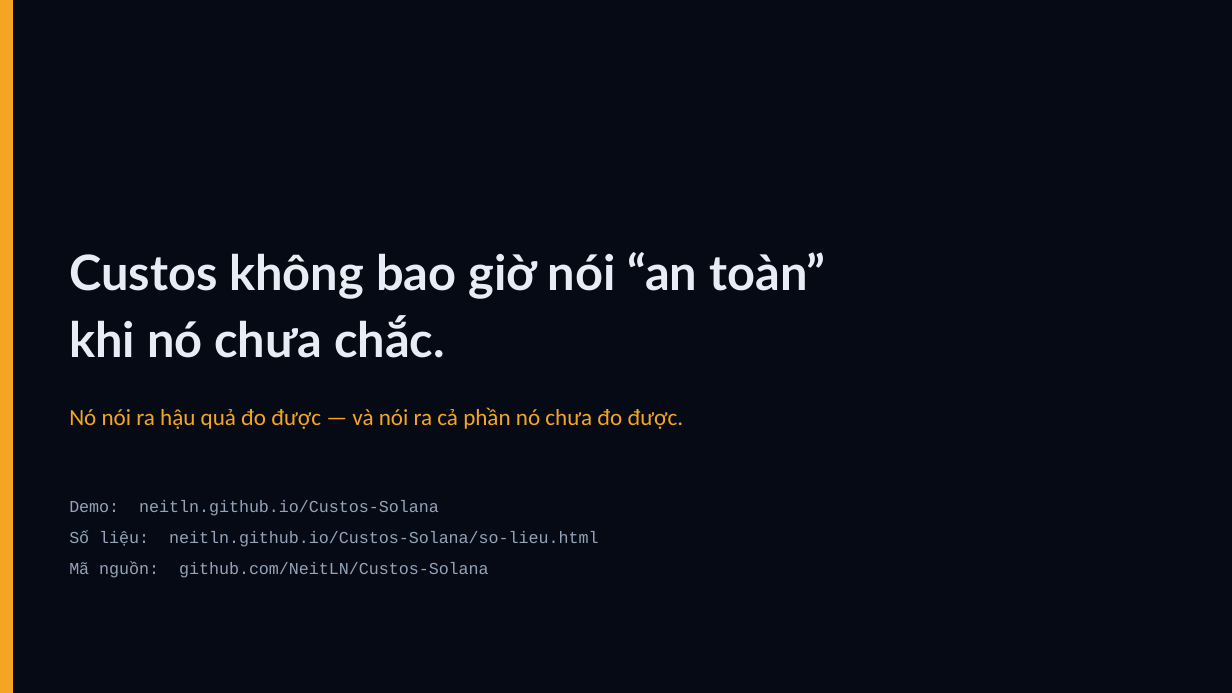
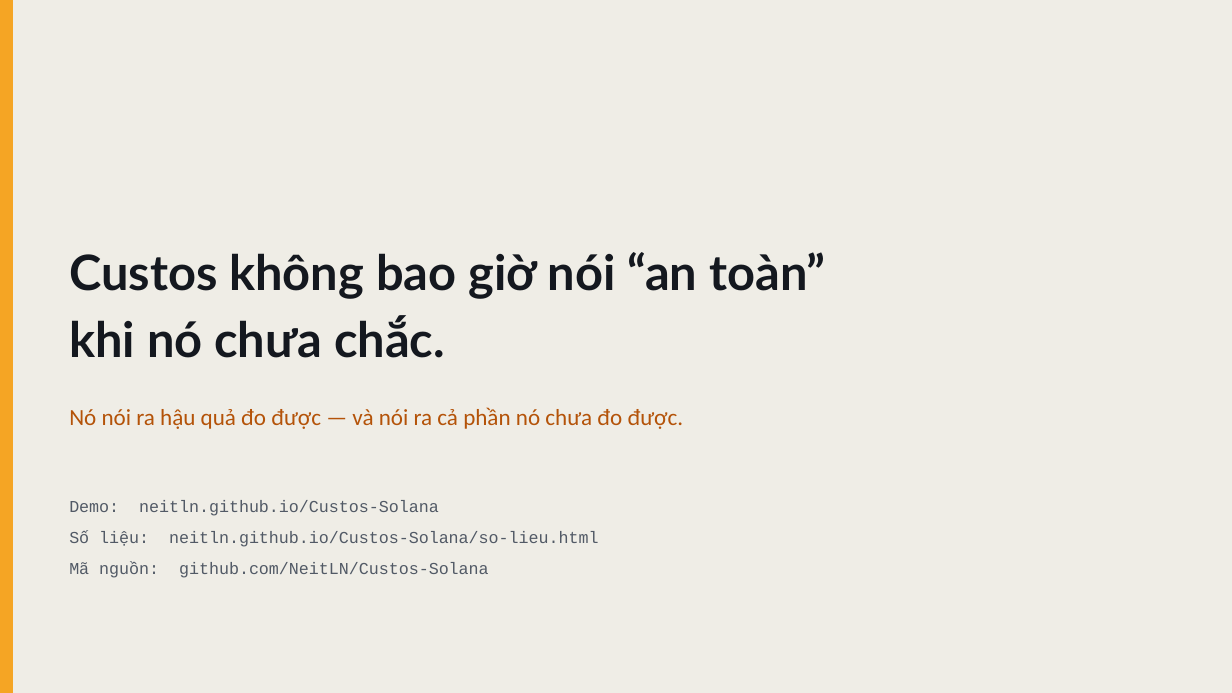
Before and after one commit to NeitLN/Custos-Solana, a slide deck: slide 10 of docs/nop-bai/CUSTOS-PITCH.pptx. Drawn at 1232x693 pixels with LibreOffice and Linux fonts; fonts in the diff are those of the drawing. Boxes give left, top, right and bottom in pixels: in the first picture for what was removed or moved away, otherwise in the second. Text is boxed around its words. In the diff, an @@ line names an element or a change of style, - is before the commit and + after.

```diff
--- a/docs/nop-bai/CUSTOS-PITCH.pptx
+++ b/docs/nop-bai/CUSTOS-PITCH.pptx
@@ background #060A14 to #EFEDE6 @@
@@ text "Custos không bao giờ nói ..." at [69,252,825,358]: text colour #E8EDF5 to #14181F @@
@@ text "Nó nói ra hậu quả ..." at [69,407,684,429]: text colour #F5A524 to #B45309 @@
@@ text "Demo: neitln.github.io/Custos-Solana" at [69,500,598,578]: text colour #94A3B8 to #525A66 @@
```
Also in this commit, not shown: 9 other slides changed, 2 other files.
